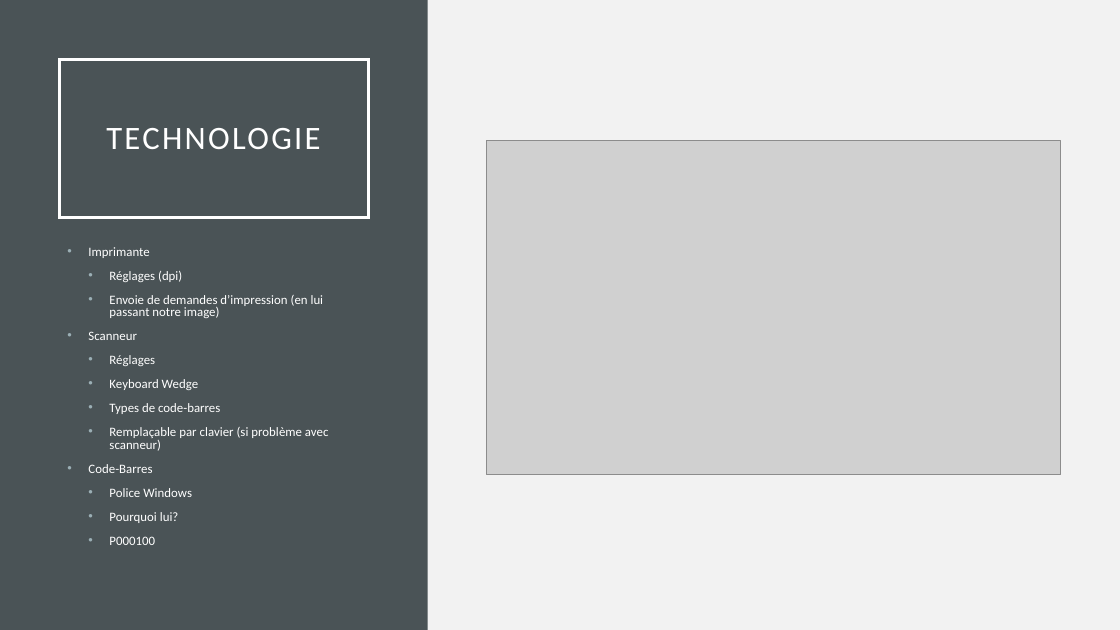
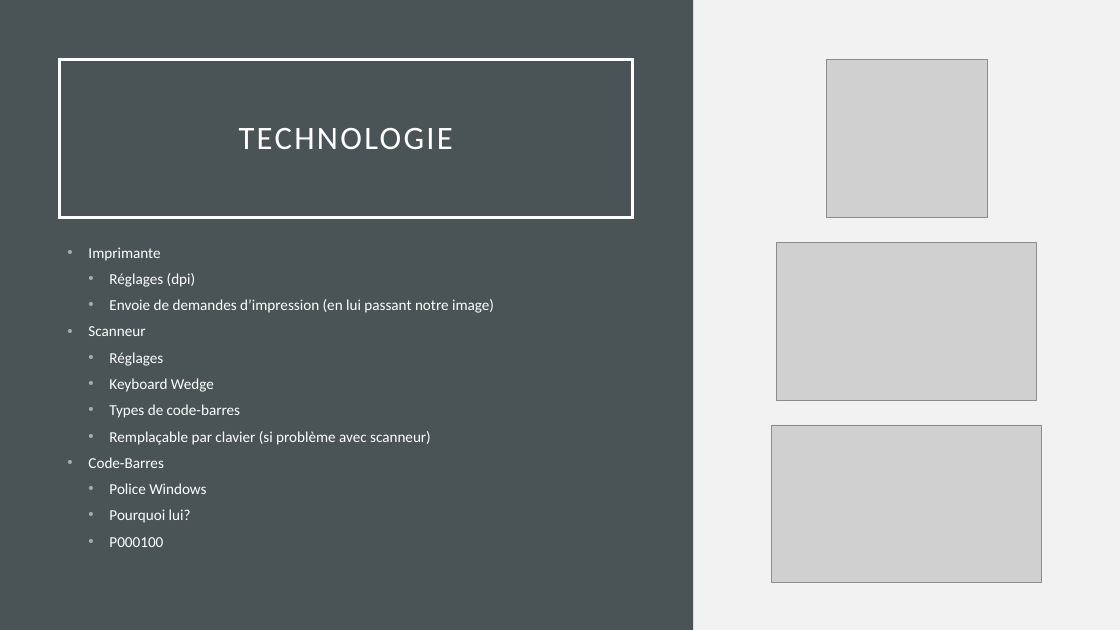
Before and after one commit to 1732956/ESP, a slide deck: slide 6 of Presentations/Défi ESP.pptx. Drawn at 1120x630 pixels with LibreOffice and Linux fonts; fonts in the diff are those of the drawing; grey boxes stand for pictures. Boxes give left, top, right and bottom in pixels: in the first picture for what was removed or moved away, otherwise in the second. Text is boxed around its words. In the diff, an @@ line names an element or a change of style, - is before the commit and + after.

Commit message:
changement presentation defi

```diff
--- a/Presentations/Défi ESP.pptx
+++ b/Presentations/Défi ESP.pptx
@@ rectangle: place and size @@
-rectangle at <box>0,0,428,630</box>
+rectangle at <box>0,0,693,630</box>
@@ title "TECHNOLOGIE": place and size @@
-title "TECHNOLOGIE" at <box>59,59,368,218</box>
+title "TECHNOLOGIE" at <box>59,59,633,218</box>
@@ picture added at <box>826,60,987,218</box> @@
@@ text "Imprimante" at <box>88,247,494,547</box>: size 11 to 13 pt @@
@@ picture added at <box>777,242,1037,400</box> @@
@@ picture: place and size @@
-picture at <box>486,140,1061,475</box>
+picture at <box>771,425,1043,583</box>
```
